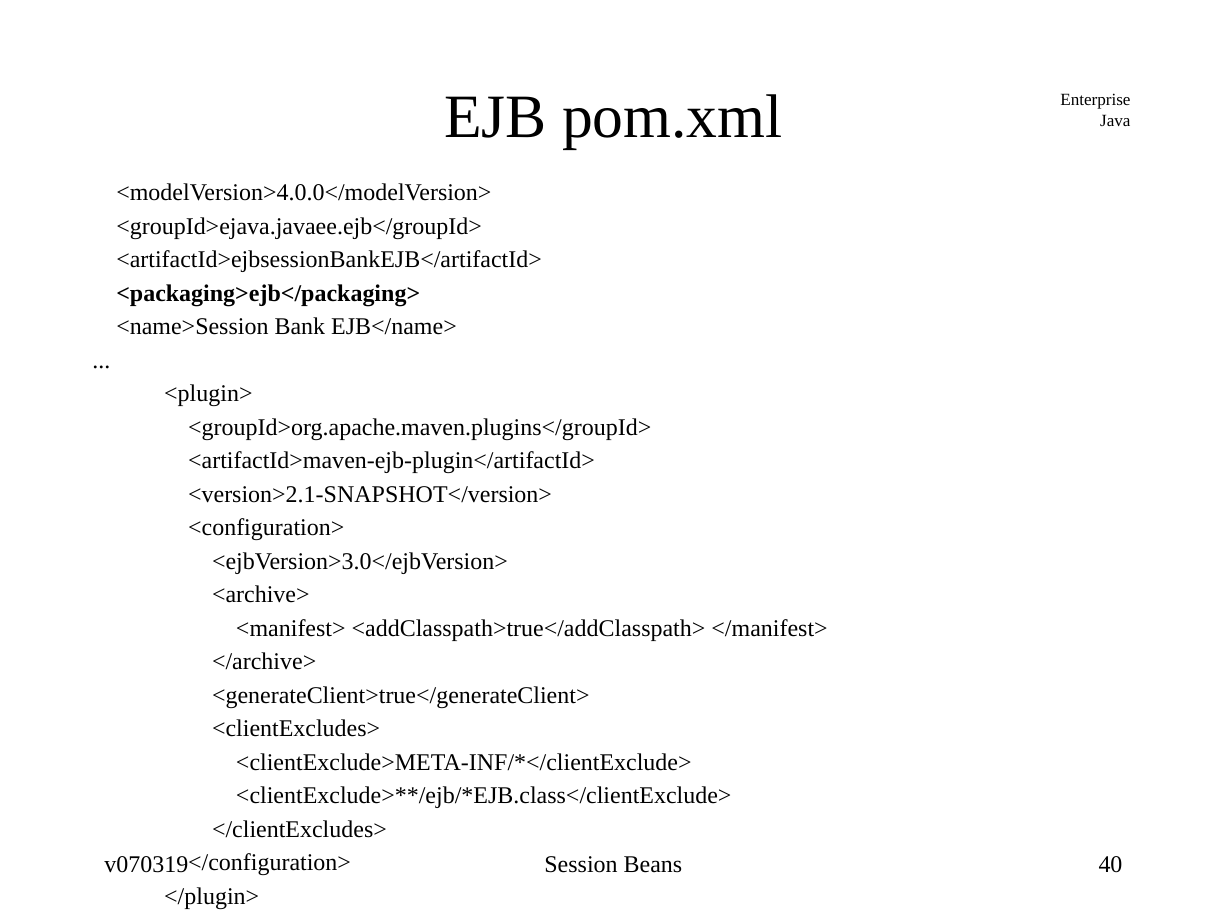
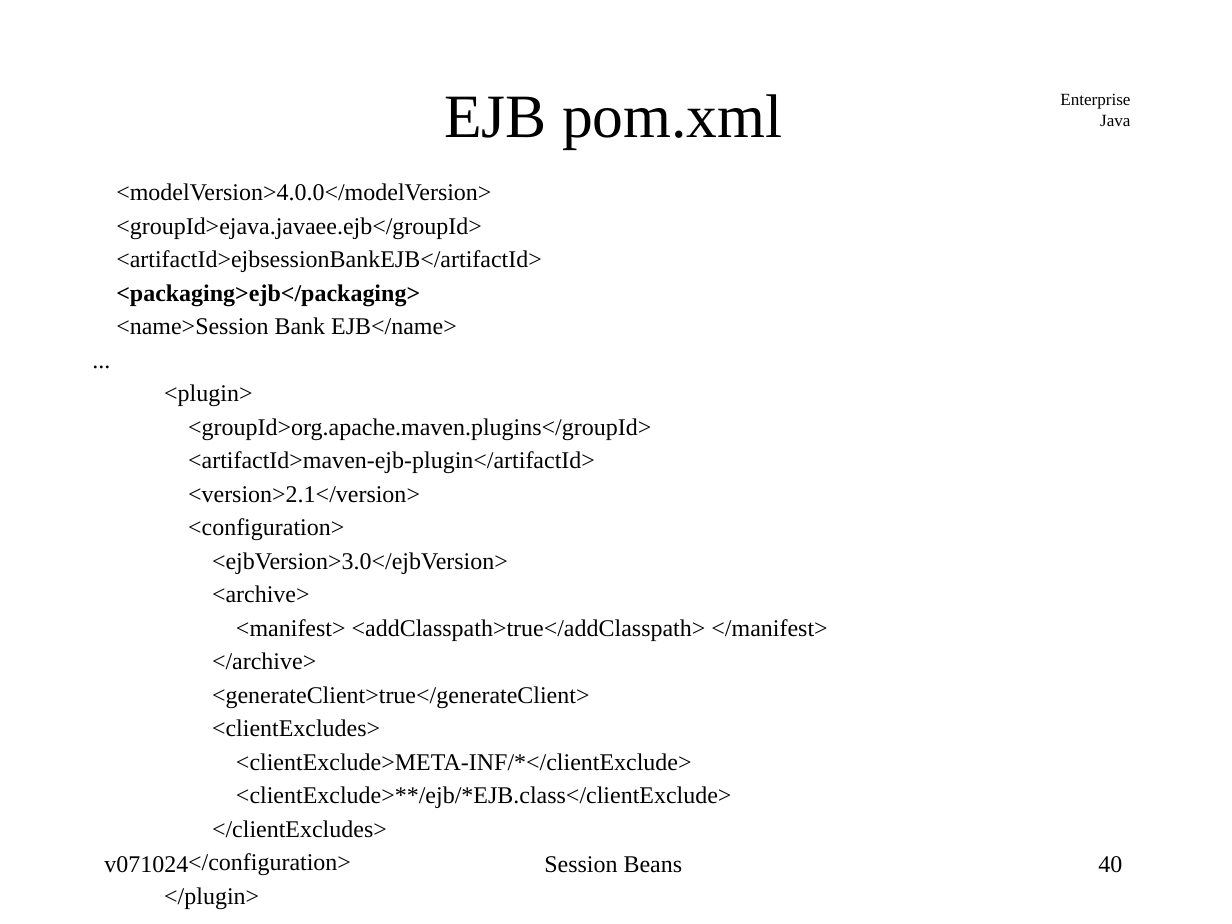
Before and after one commit to jcstaff/ejava-javaee, a slide deck: slide 40 of ejbsessionBank/src/site/resources/lectures/ejbSession.ppt. Drawn at 1232x924 pixels with LibreOffice and Linux fonts; fonts in the diff are those of the drawing. Boxes give left, top, right and bottom in pixels: in the first picture for what was removed or moved away, otherwise in the second. Text is boxed around its words. In the diff, an @@ line names an element or a change of style, - is before the commit and + after.

```diff
--- a/ejbsessionBank/src/site/resources/lectures/ejbSession.ppt
+++ b/ejbsessionBank/src/site/resources/lectures/ejbSession.ppt
@@ text at bbox=[116, 183, 827, 910]: indent changed @@
@@ text at bbox=[188, 486, 420, 503]: text changed @@
-<version>2.1-SNAPSHOT</version>
+<version>2.1</version>
@@ text at bbox=[104, 856, 188, 873]: text changed @@
-v070319
+v071024
```
Also in this commit, not shown: 40 other slides changed, 9 other files.
